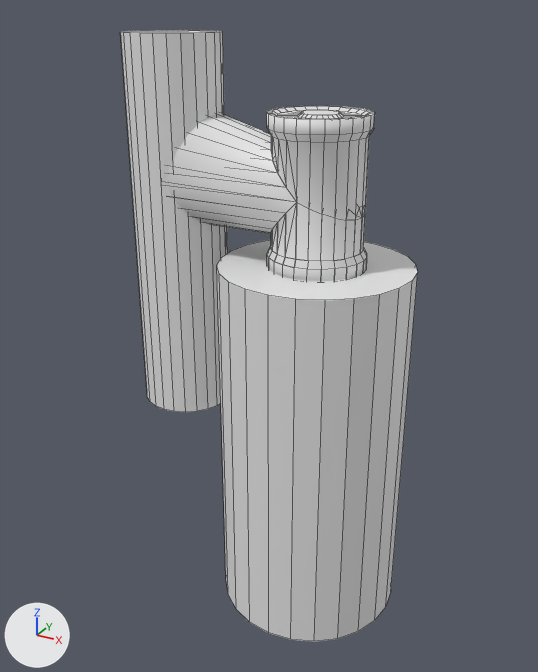
A saved change to the Blender file Assets/radial-adapter2.blend.
Rendered twice from a 50 mm camera at (3.79, -8.12, 2.03) aimed at (-0.69, 0.02, -2.05). The axes (+X, +Y, +Z) are drawn at lower left. The lights are the same throughout. Mesh edges are drawn as thin lines. Materials are left out; every surface is plain grey.

Names of what the first picture shows: 'Cylinder.003', 'Cylinder.004', 'radial-adapter-1', 'radial-adapter-2'.
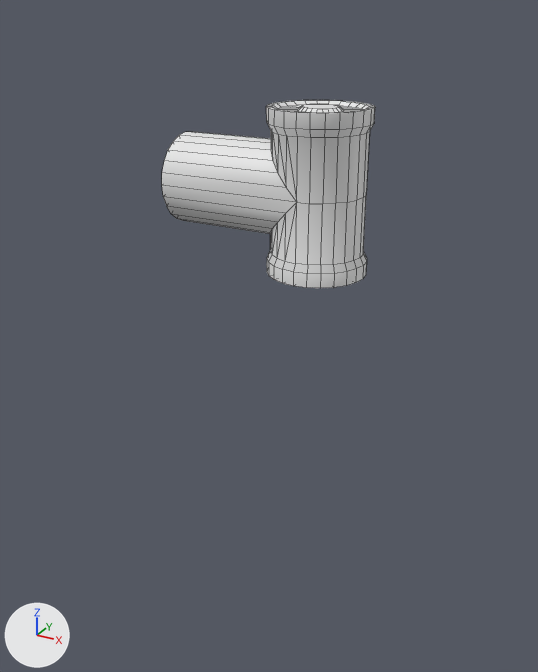
Location of each change, (x1, y1, x2, y2) in pixels of the pictures (538 x 672 px; the box of a moved part takes in the faces that stretch with it):
'Cylinder.003', hidden
    before: (217, 240, 418, 642)
'Cylinder.004', hidden
    before: (120, 30, 228, 412)
'radial-adapter-2', reshaped
    before: (167, 106, 375, 220)
    after: (162, 100, 375, 288)
'radial-adapter-1', hidden
    before: (167, 114, 367, 281)
part 1 of me_cylinder_013, moved or reshaped
    before: (267, 106, 375, 220)
    after: (266, 100, 375, 288)

The change, as a list of edits to the scene's bpy script:
```text
Change me_cylinder_013:
    used by ob_radial_adapter_2; location = (0.0, 0.0, 0.0)
    remove me_cylinder_013.from_pydata(...)  # 432 vertices, 423 faces; spans x -1.9..0.62, y -0.62..0.62, z -0.93..0.93
    add me_cylinder_013.from_pydata(...)  # 443 vertices, 435 faces; spans x -1.9..0.62, y -0.62..0.62, z -1.0..1.0
    me_cylinder_013 part 1: 360 vertices removed from x -0.62..0.62, y -0.62..0.62, z -0.93..0.93; 371 vertices added at x -0.62..0.62, y -0.62..0.62, z -1.0..1.0
Change ob_cylinder_004:
    add ob_cylinder_004.hide_set(True)  # its collection is switched off
Change ob_cylinder_003:
    add ob_cylinder_003.hide_set(True)  # its collection is switched off
Change ob_radial_adapter_1:
    add ob_radial_adapter_1.hide_set(True)  # its collection is switched off
```
